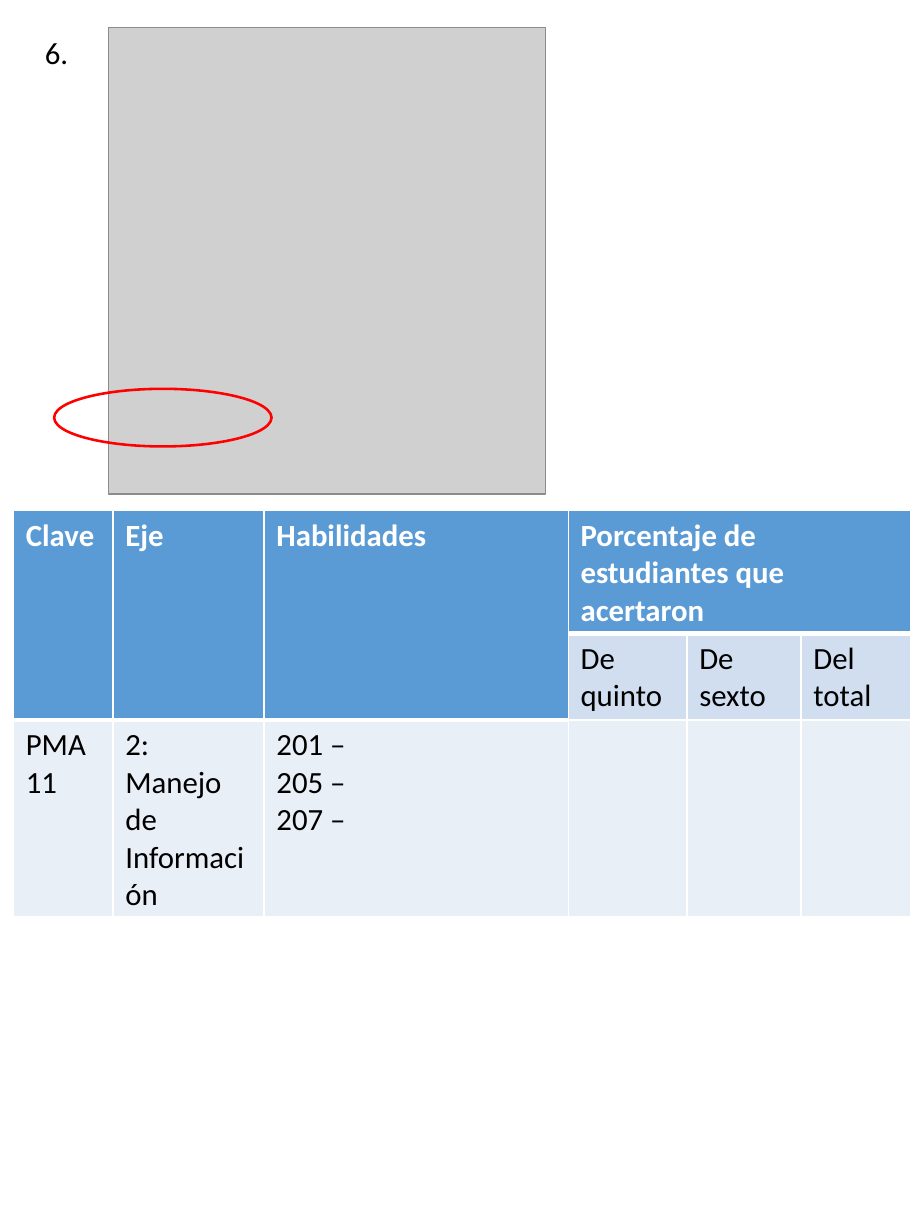
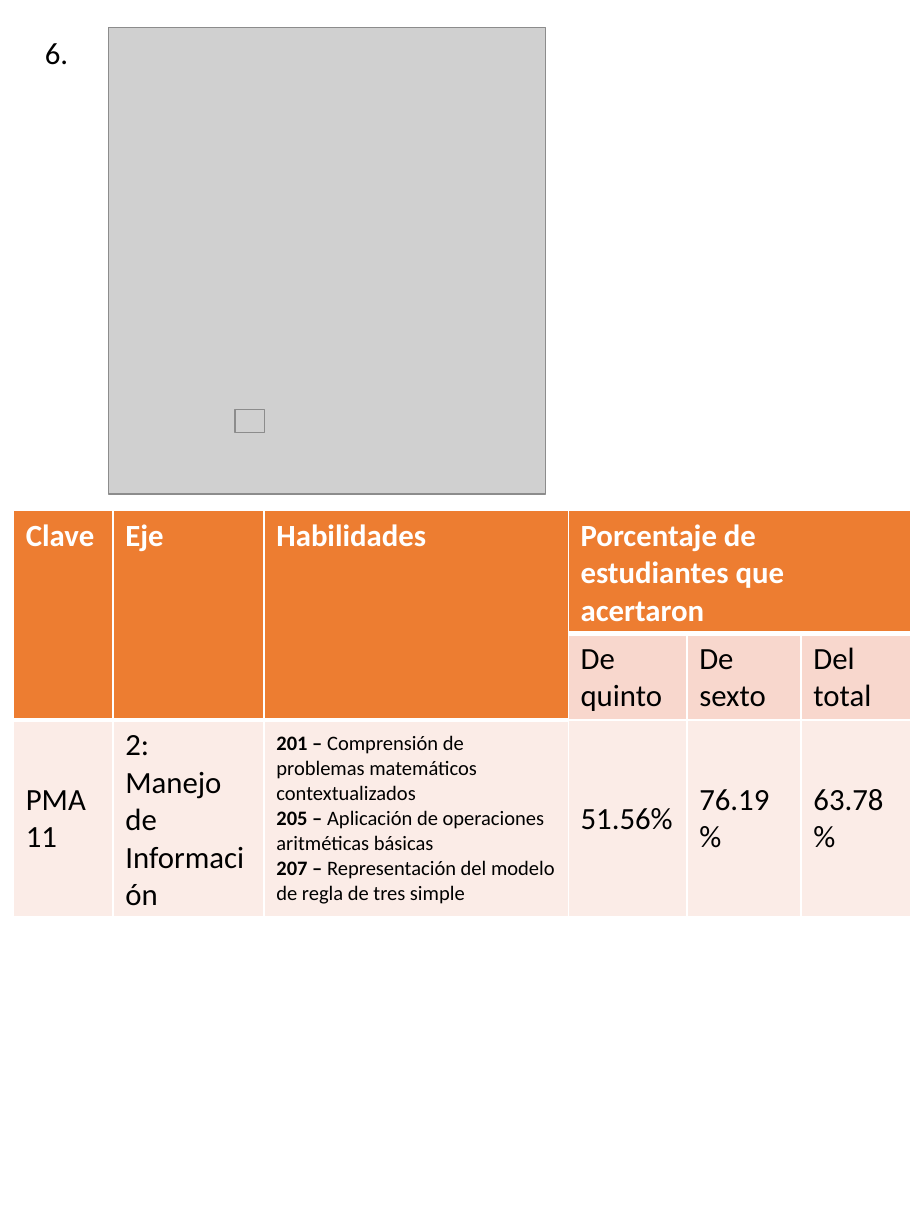
Before and after one commit to Adrifelcha/afchavez-019, a slide deck: slide 9 of Lancaster/Reporte_02_Q-Preliminar/Info_per_Item.pptx. Drawn at 924x1232 pixels with LibreOffice and Linux fonts; fonts in the diff are those of the drawing; grey boxes stand for pictures. Boxes give left, top, right and bottom in pixels: in the first picture for what was removed or moved away, otherwise in the second. Text is boxed around its words. In the diff, an @@ line names an element or a change of style, - is before the commit and + after.

```diff
--- a/Lancaster/Reporte_02_Q-Preliminar/Info_per_Item.pptx
+++ b/Lancaster/Reporte_02_Q-Preliminar/Info_per_Item.pptx
@@ ellipse removed at <box>54,389,271,447</box> @@
@@ picture added at <box>235,409,265,432</box> @@
@@ table at <box>14,510,912,908</box> @@
-row 3: PMA11 | 2: / Manejo de Información | 201 – / 205 – / 207 – |  |  | 
+row 3: PMA11 | 2: / Manejo de Información | 201 – Comprensión de problemas matemáticos contextualizados / 205 – Aplicación de operaciones aritméticas básicas / 207 – Representación del modelo de regla de tres simple | 51.56% | 76.19% | 63.78 %
@@ fill #5B9BD5 to #ED7D31 in 4 cells @@
@@ fill #D2DEEF to #F8D7CE in 3 cells @@
@@ fill #EAEFF7 to #FCECE8 in row 3 @@
```
Also in this commit, not shown: 50 other slides changed, 2 other files.
